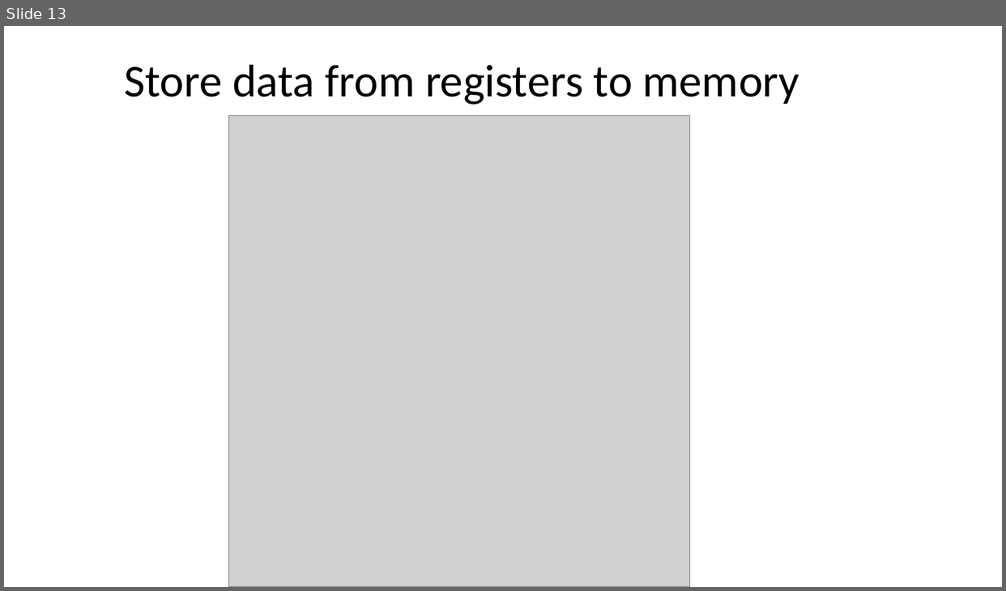
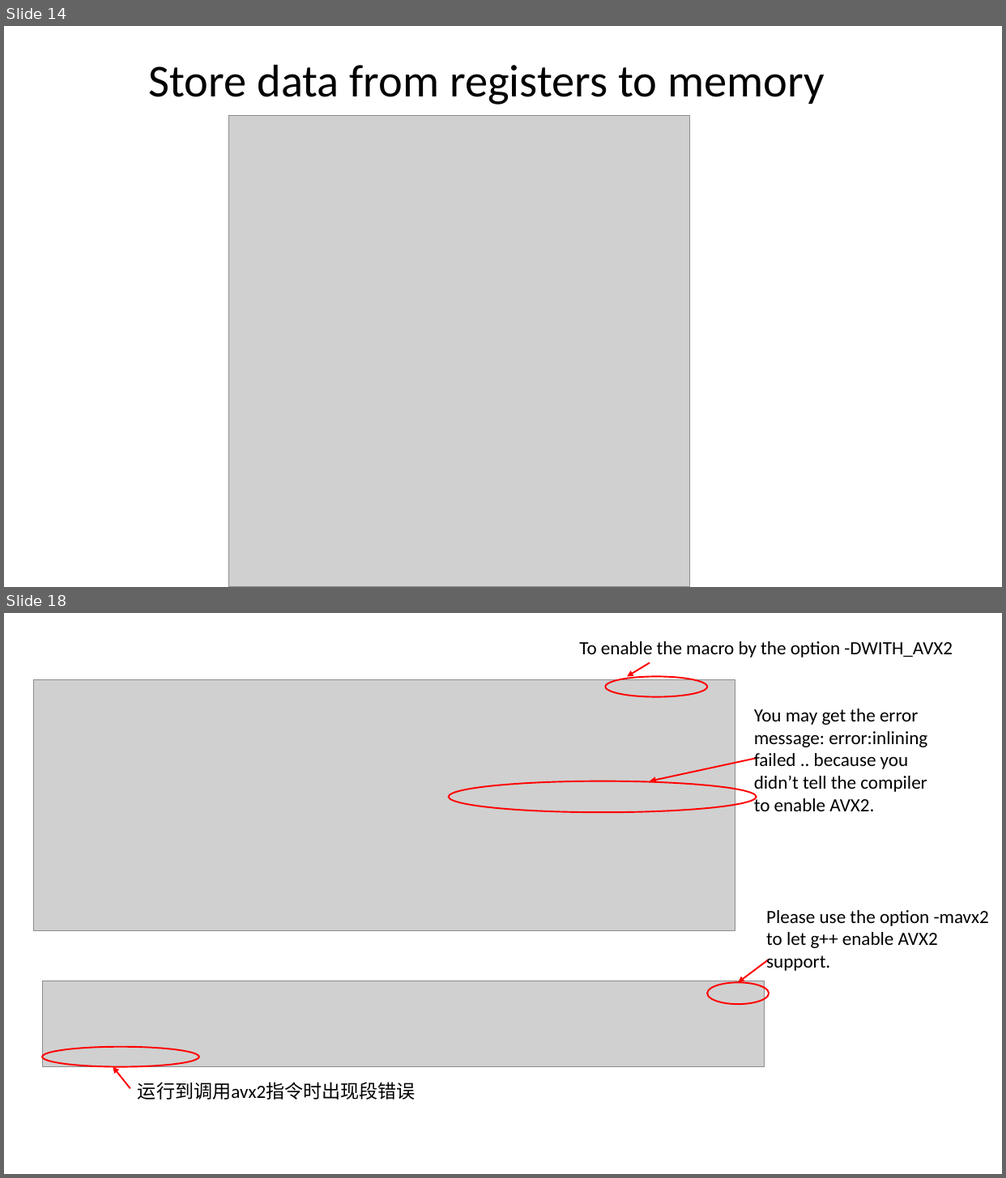
Before and after one commit to ShiqiYu/CPP, a slide deck: week08/Lab08.pptx. Shown one above the other, each under a label of ours: slide 13 before the commit, slides 14 and 18 after it; the slides between them are not shown. The pictures are 1006x591 and 1006x1178 pixels, drawn with LibreOffice and Linux fonts; fonts in the diff are those of the drawing; grey boxes stand for pictures; background and template pictures are left out. Boxes give left, top, right and bottom in pixels: in the first picture for what was removed or moved away, otherwise in the second. Text is boxed around its words. In the diff, an @@ line names an element or a change of style, - is before the commit and + after.

```diff
--- a/week08/Lab08.pptx
+++ b/week08/Lab08.pptx
@@ slide 18 added at box(4, 613, 1002, 1174), background #FFFFFF @@
@@ text added at box(579, 641, 953, 658), 18 pt, text #000000 @@
+To enable the macro by the option -DWITH_AVX2
@@ picture added at box(33, 679, 735, 931) @@
@@ ellipse added at box(605, 677, 707, 697), outline #FF0000 1.5 pt @@
@@ arrow added from (650, 662) to (627, 677), #FF0000 1.5 pt @@
@@ text added at box(754, 709, 927, 811), 18 pt, text #000000 @@
+You may get the error message: error:inlining failed .. because you didn’t tell the compiler to enable AVX2.
@@ arrow added from (756, 758) to (650, 781), #FF0000 1.5 pt @@
@@ ellipse added at box(449, 781, 756, 813), outline #FF0000 1.5 pt @@
@@ text added at box(766, 910, 989, 971), 18 pt, text #000000 @@
+Please use the option -mavx2 to let g++ enable AVX2 support.
@@ arrow added from (769, 960) to (739, 983), #FF0000 1.5 pt @@
@@ picture added at box(42, 982, 765, 1067) @@
@@ ellipse added at box(708, 983, 769, 1004), outline #FF0000 1.5 pt @@
@@ ellipse added at box(42, 1047, 199, 1067), outline #FF0000 1.5 pt @@
@@ arrow added from (130, 1089) to (113, 1067), #FF0000 1.5 pt @@
@@ text added at box(138, 1082, 415, 1100), 18 pt, text #000000 @@
+运行到调用avx2指令时出现段错误
@@ what was slide 13 is now slide 14 @@
@@ slide 14 changed as well @@
@@ title "Store data from registers to ...": place and size @@
-title "Store data from registers to ..." at box(124, 64, 799, 105)
+title "Store data from registers to ..." at box(149, 64, 824, 105)
```
Also in this commit, not shown: 12 other slides changed, 10 other slides added, 1 other file.
